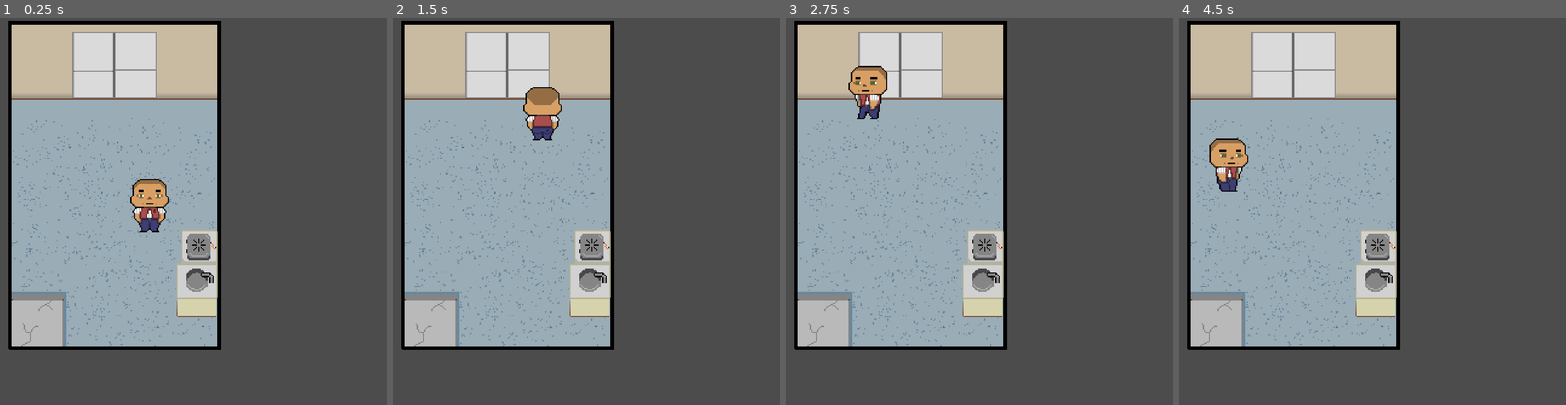
Above: before the commit, frames 1-4 (left to right).
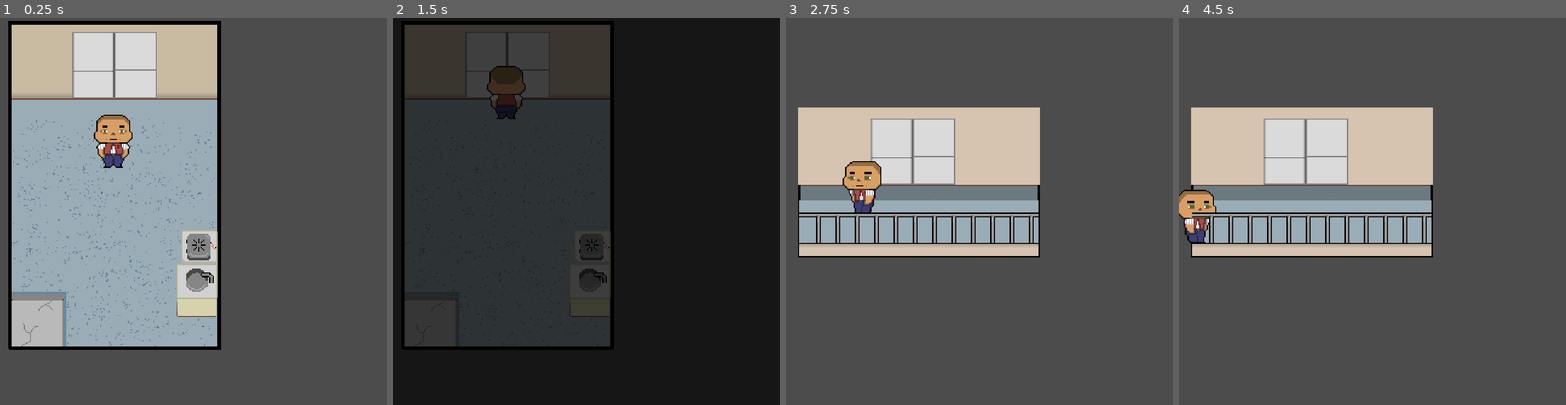
Above: after the commit, the same moments.

Repository: biskwikman/red-black
Game: Godot game, scene res://Room.tscn
The game is run twice, just before and just after one commit, with the same random seed, the same clock (stepped at 60 frames per second) and the same inputs.
Inputs:
- Up to frame 1 (0.25 s): no input
- Up to frame 2 (1.5 s): tap Enter at 0.5 s; hold Up (ui_up) from 0.53 s (still down)
- Up to frame 3 (2.75 s): tap Space at 2 s; release Up (ui_up) at 2.03 s; hold Left (ui_left) from 2.03 s (still down)
- Up to frame 4 (4.5 s): release Left (ui_left) at 3.53 s; hold Down (ui_down) 3.53-4.28 s; hold Right (ui_right) from 4.28 s (still down)

The runs differ from the first frame. In frame 1, 2.1% of the frame differs, in the area x 24-44%, y 25-56%; in frame 2, 97%, in the area x 0-100%, y 0-100%; in frame 3, 46%; in frame 4, 46%.

Commit message:
added fade to black on scene change. Fade from black not working atm

Diff:
--- /dev/null
+++ b/Balcony.tscn
@@ -0,0 +1,41 @@
+[gd_scene load_steps=7 format=2]
+
+[ext_resource path="res://sprites/balcony/balcony.png" type="Texture" id=1]
+[ext_resource path="res://Player.tscn" type="PackedScene" id=2]
+[ext_resource path="res://sprites/balcony/railing.png" type="Texture" id=3]
+[ext_resource path="res://ToRoom.gd" type="Script" id=4]
+
+[sub_resource type="SegmentShape2D" id=1]
+
+[sub_resource type="RectangleShape2D" id=2]
+extents = Vector2( 34.6831, 3.76678 )
+
+[node name="Balcony" type="Node2D"]
+scale = Vector2( 2.5, 2.5 )
+
+[node name="BalconyBackground" type="Sprite" parent="."]
+editor/display_folded = true
+position = Vector2( 110, 110 )
+texture = ExtResource( 1 )
+
+[node name="StaticBody2D" type="StaticBody2D" parent="BalconyBackground"]
+
+[node name="CollisionShape2D" type="CollisionShape2D" parent="BalconyBackground/StaticBody2D"]
+position = Vector2( 100, 76.342 )
+rotation = 1.5708
+scale = Vector2( 1, 20 )
+shape = SubResource( 1 )
+
+[node name="Player" parent="." instance=ExtResource( 2 )]
+position = Vector2( 104.194, 138.363 )
+
+[node name="Railing" type="Sprite" parent="."]
+position = Vector2( 110, 110 )
+texture = ExtResource( 3 )
+
+[node name="ToRoom" type="Area2D" parent="."]
+script = ExtResource( 4 )
+
+[node name="CollisionShape2D" type="CollisionShape2D" parent="ToRoom"]
+position = Vector2( 105.13, 130.956 )
+shape = SubResource( 2 )
--- a/Room.tscn
+++ b/Room.tscn
@@ -1,8 +1,10 @@
-[gd_scene load_steps=6 format=2]
+[gd_scene load_steps=9 format=2]
 
 [ext_resource path="res://sprites/room/room.png" type="Texture" id=1]
 [ext_resource path="res://Sink.tscn" type="PackedScene" id=2]
 [ext_resource path="res://Player.tscn" type="PackedScene" id=3]
+[ext_resource path="res://ToBalcony.gd" type="Script" id=4]
+[ext_resource path="res://SceneChanger.tscn" type="PackedScene" id=5]
 
 [sub_resource type="SegmentShape2D" id=1]
 a = Vector2( 87, -153.817 )
@@ -11,6 +13,9 @@
 [sub_resource type="SegmentShape2D" id=2]
 a = Vector2( -84.9259, 114.597 )
 b = Vector2( 88.0585, 114.597 )
+
+[sub_resource type="RectangleShape2D" id=3]
+extents = Vector2( 34.6753, 5.80598 )
 
 [node name="Node2D" type="Node2D"]
 scale = Vector2( 2.5, 2.5 )
@@ -21,7 +26,6 @@
 texture = ExtResource( 1 )
 
 [node name="StaticBody2D" type="StaticBody2D" parent="Room"]
-editor/display_folded = true
 position = Vector2( -213.401, -144.168 )
 
 [node name="CollisionShape2D" type="CollisionShape2D" parent="Room/StaticBody2D"]
@@ -42,4 +46,14 @@
 position = Vector2( 162.947, 212.278 )
 
 [node name="Player" parent="." instance=ExtResource( 3 )]
-position = Vector2( 123.764, 153.032 )
+position = Vector2( 93.7724, 99.8115 )
+
+[node name="ToBalcony" type="Area2D" parent="."]
+script = ExtResource( 4 )
+
+[node name="CollisionShape2D" type="CollisionShape2D" parent="ToBalcony"]
+position = Vector2( 94.1628, 74.2557 )
+shape = SubResource( 3 )
+
+[node name="SceneChanger" parent="ToBalcony" instance=ExtResource( 5 )]
+[connection signal="change_area_entered" from="ToBalcony" to="ToBalcony/SceneChanger" method="_on_ToBalcony_change_area_entered"]
--- a/SceneChanger.gd
+++ b/SceneChanger.gd
@@ -5,11 +5,16 @@
 onready var animation_player = $AnimationPlayer
 onready var black = $Control/Black
 
-func change_scene(path, delay = 0.5):
+func change_scene(path, delay = 0.3):
 	yield(get_tree().create_timer(delay), "timeout")
 	animation_player.play("fade")
 	yield(animation_player, "animation_finished")
-	assert(get_tree().change_scene(path) == OK)
+	get_tree().change_scene(path)
+	print("scene changed")
 	animation_player.play_backwards("fade")
 	yield(animation_player, "animation_finished")
 	emit_signal("scene_changed")
+
+
+func _on_ToBalcony_change_area_entered():
+	change_scene("Balcony.tscn")
--- a/SceneChanger.tscn
+++ b/SceneChanger.tscn
@@ -11,7 +11,7 @@
 tracks/0/imported = false
 tracks/0/enabled = true
 tracks/0/keys = {
-"times": PoolRealArray( 0, 1 ),
+"times": PoolRealArray( 0, 0.4 ),
 "transitions": PoolRealArray( 1, 1 ),
 "update": 0,
 "values": [ Color( 0, 0, 0, 0 ), Color( 0, 0, 0, 1 ) ]
@@ -28,6 +28,8 @@
 modulate = Color( 0, 0, 0, 0 )
 anchor_right = 1.0
 anchor_bottom = 1.0
+margin_right = 781.0
+margin_bottom = 771.0
 color = Color( 0, 0, 0, 1 )
 
 [node name="AnimationPlayer" type="AnimationPlayer" parent="."]
--- /dev/null
+++ b/ToBalcony.gd
@@ -0,0 +1,16 @@
+#ToBalcony.gd
+extends Area2D
+
+signal change_area_entered()
+var entered = false
+
+func _physics_process(delta):
+	var bodies = get_overlapping_bodies()
+	if entered == true:
+		pass
+	else:
+		for body in bodies:
+			if body.name == "Player":
+				emit_signal("change_area_entered")
+				entered = true
+				#get_tree().change_scene("Balcony.tscn")
--- /dev/null
+++ b/ToRoom.gd
@@ -0,0 +1,8 @@
+#ToRoom.gd
+extends Area2D
+
+func _physics_process(delta):
+	var bodies = get_overlapping_bodies()
+	for body in bodies:
+		if body.name == "Player":
+			get_tree().change_scene("Room.tscn")
Binary file added: sprites/balcony/balcony.png
Not shown, added: sprites/balcony/balcony.png.import
Binary file added: sprites/balcony/railing.png
Not shown, added: sprites/balcony/railing.png.import
